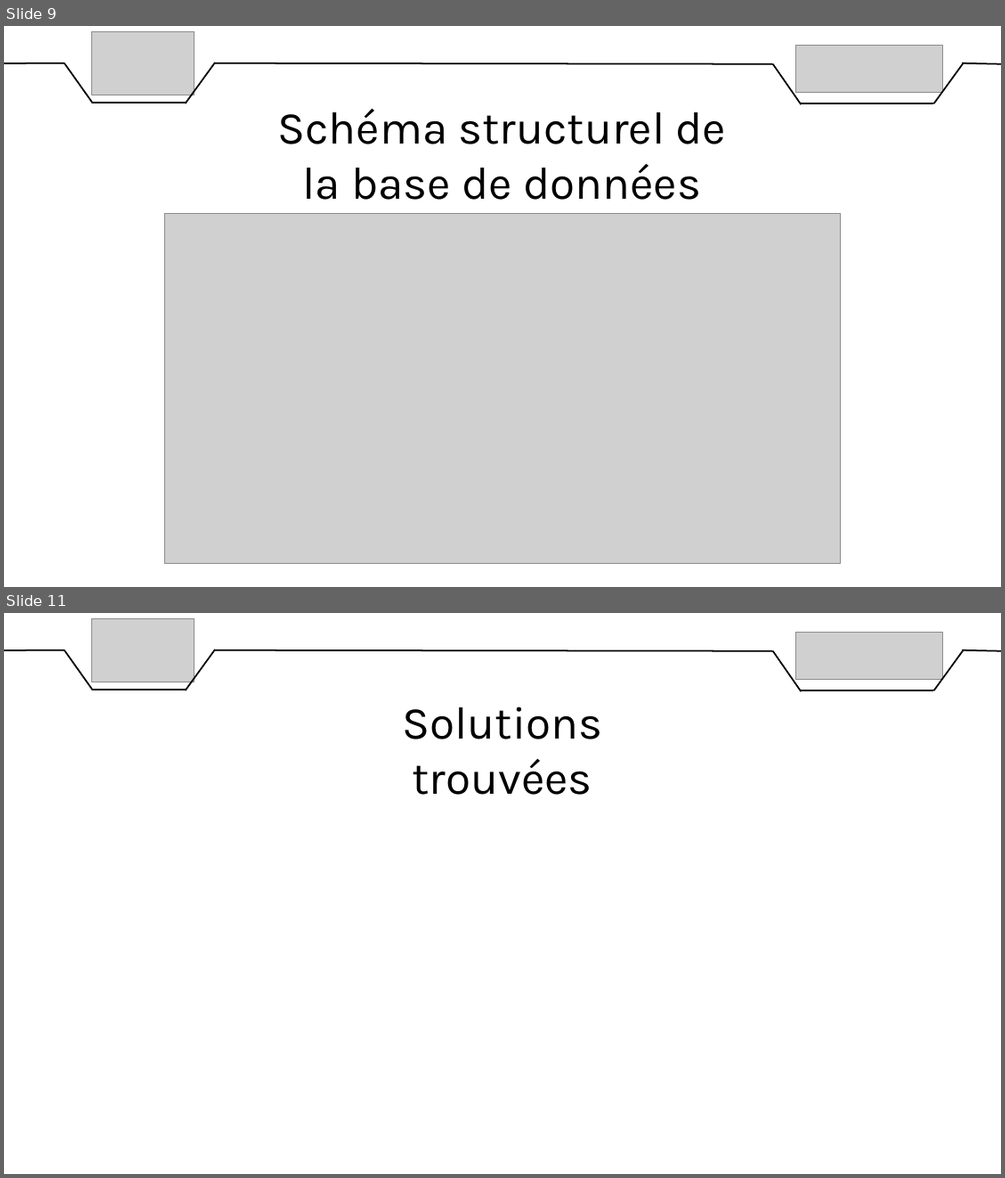
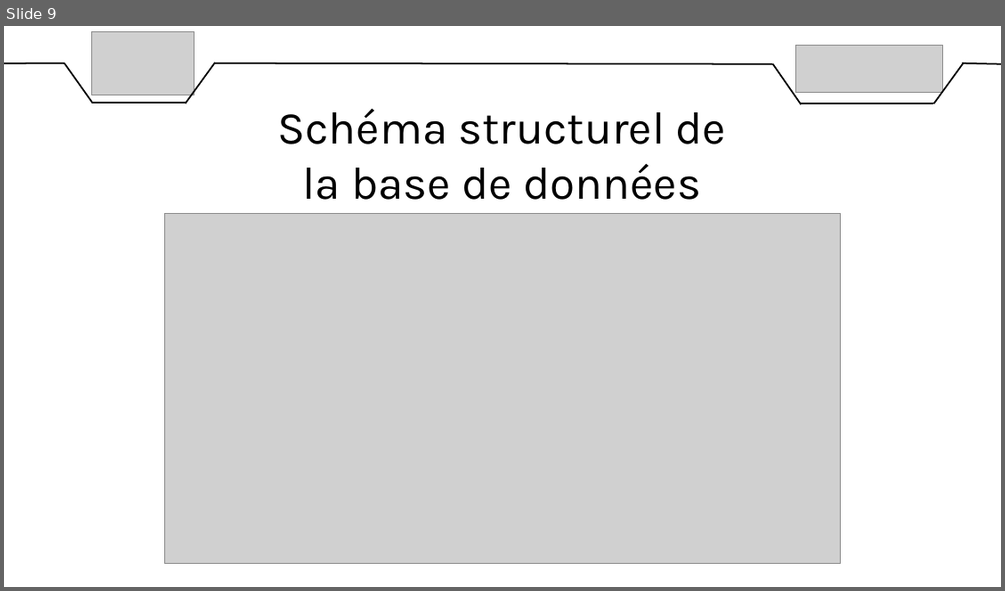
Before and after one commit to DylanChe/SupervisionSerre, a slide deck: oral_projet/revue_2/diaporama_revue_2_willy.pptx. Shown one above the other, each under a label of ours: slides 9 and 11 before the commit, slide 9 after it; the slides between them are not shown. The pictures are 1005x1178 and 1005x591 pixels, drawn with LibreOffice and Linux fonts; fonts in the diff are those of the drawing; grey boxes stand for pictures. Boxes give left, top, right and bottom in pixels: in the first picture for what was removed or moved away, otherwise in the second. Text is boxed around its words. In the diff, an @@ line names an element or a change of style, - is before the commit and + after.

```diff
--- a/oral_projet/revue_2/diaporama_revue_2_willy.pptx
+++ b/oral_projet/revue_2/diaporama_revue_2_willy.pptx
@@ slide 11 removed at [4, 613, 1001, 1174], background #FFFFFF @@
@@ picture removed at [91, 618, 194, 682] @@
@@ picture removed at [796, 633, 943, 679] @@
@@ line removed from (4, 650) to (65, 650) @@
@@ line removed from (65, 650) to (92, 690) @@
@@ line removed from (215, 649) to (185, 690) @@
@@ line removed from (214, 650) to (773, 651) @@
@@ line removed from (773, 651) to (801, 691) @@
@@ line removed from (963, 649) to (933, 690) @@
@@ line removed from (962, 650) to (1001, 651) @@
@@ line removed from (92, 690) to (186, 690) @@
@@ line removed from (801, 690) to (933, 690) @@
@@ text removed at [402, 706, 602, 795] @@
-Solutions trouvées
```
Also in this commit, not shown: 2 slides changed, 3 slides added, 1 other slide removed, 1 other file.
